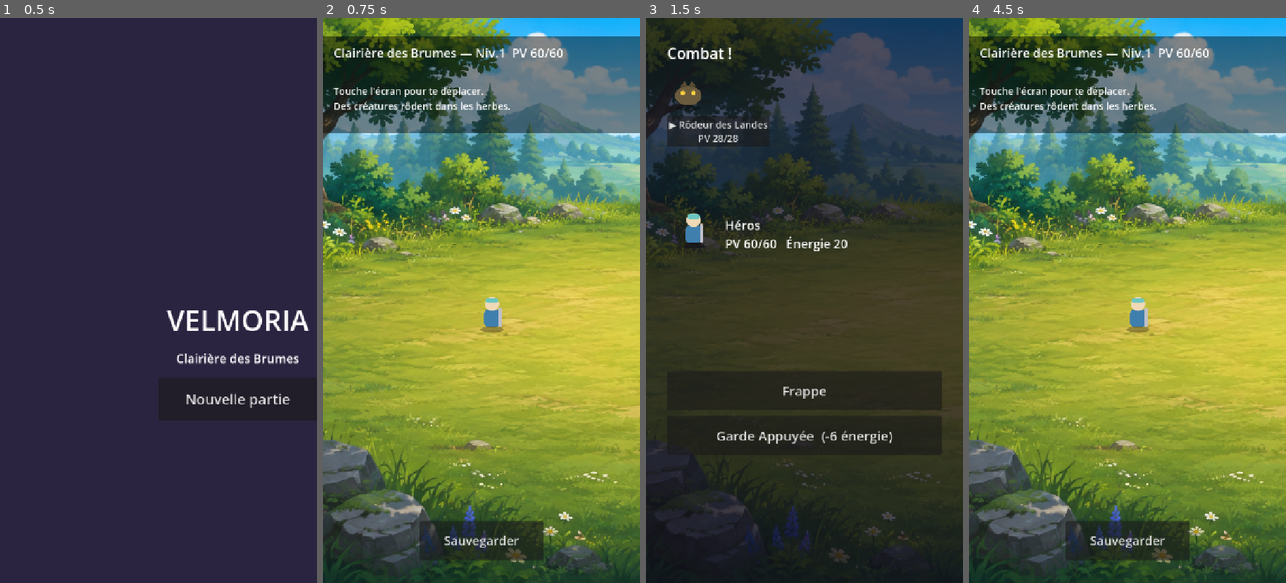
Above: before the commit, frames 1-4 (left to right).
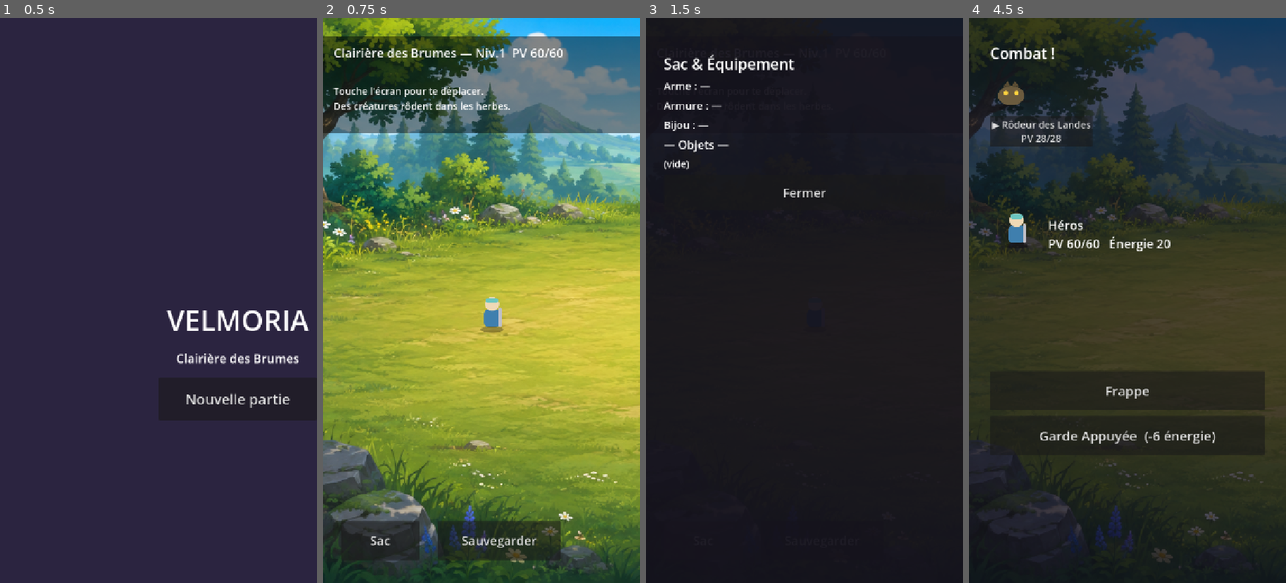
Above: after the commit, the same moments.

Repository: bodji27200-web/mon-jeux-aethric-
Game: Godot game, scene res://scenes/boot/Boot.tscn
Same seed, same stepped clock (60 frames per second), same inputs: the game is played once before the commit and once after it.
Inputs (mouse positions are in pixels of both pictures, inside the frame that each line leads up to):
- Up to frame 1 (0.5 s): no input
- Up to frame 2 (0.75 s): click "Nouvelle partie" at 0.5 s
- Up to frame 3 (1.5 s): click (703, 537) at 1.25 s, where only the run after the commit has a clickable "Sac"
- Up to frame 4 (4.5 s): click (1127, 390) at 2 s, where only the run before the commit has a clickable "Frappe"; click (1127, 436) at 2.75 s, where only the run before the commit has a clickable "Garde Appuyée (-6 énergie)"; click (1127, 193) at 3.5 s, where only the run after the commit has a clickable "Fermer"; click (1127, 390) at 4.25 s, where only the run before the commit has a clickable "Retour à la zone"

Frame 1 is identical in both runs. In frame 2, 1.7% of the frame differs, in the area x 5-76%, y 89-96%; in frame 3, 54%; in frame 4, 92%, in the area x 0-100%, y 0-100%.

Commit message:
Lot 7: inventaire & equipement
- GameState: equipement 3 emplacements (arme/armure/bijou), stats effectives
  (base + modificateurs), equip/unequip/remove_item, clamp des PV
- full_restore et combat utilisent les stats effectives (build_combat_state)
- Objets equipables: Lame Ebrechee (+atk), Plastron de Cuir (+def/+PV)
- Consommables utilisables en combat (Potion de Seve -> soin) + animation +PV
- UI Sac dans la zone (voir equipement, equiper un objet)
- Equipements ajoutes a la table de loot
- 45 tests headless OK + export Web OK

Co-Authored-By: Claude Opus 4.8 <noreply@anthropic.com>
Claude-Session: https://claude.ai/code/session_01VH1UReXnyryPA3ARJvwmeW

Diff:
--- a/autoload/GameState.gd
+++ b/autoload/GameState.gd
@@ -31,10 +31,69 @@
 		"current_hp": int(base.get("hp", 1)),
 		"current_mana": int(base.get("mana", 0)),
 		"skills": cls.get("starting_skills", []).duplicate(),
+		"equipment": { "weapon": "", "armor": "", "trinket": "" },
 	}
 
 func add_item(item_id: String, count: int = 1) -> void:
 	inventory[item_id] = int(inventory.get(item_id, 0)) + count
+
+func remove_item(item_id: String, count: int = 1) -> void:
+	var n := int(inventory.get(item_id, 0)) - count
+	if n > 0:
+		inventory[item_id] = n
+	else:
+		inventory.erase(item_id)
+
+## Stats du héros une fois l'équipement pris en compte (base + modificateurs).
+func get_effective_stats() -> Dictionary:
+	var s: Dictionary = player.get("stats", {}).duplicate(true)
+	var equip: Dictionary = player.get("equipment", {})
+	for slot in equip:
+		var item_id: String = equip[slot]
+		if item_id == "":
+			continue
+		var item := DataRegistry.get_item(item_id)
+		for k in item.get("stat_modifiers", {}):
+			s[k] = float(s.get(k, 0)) + float(item["stat_modifiers"][k])
+	return s
+
+## Équipe un objet de l'inventaire dans son emplacement. Renvoie true si réussi.
+func equip(item_id: String) -> bool:
+	if int(inventory.get(item_id, 0)) <= 0:
+		return false
+	var item := DataRegistry.get_item(item_id)
+	var slot: String = item.get("slot", "")
+	if slot not in ["weapon", "armor", "trinket"]:
+		return false
+	var equip: Dictionary = player["equipment"]
+	if equip.get(slot, "") != "":
+		add_item(equip[slot], 1)        # l'ancien objet retourne au sac
+	equip[slot] = item_id
+	remove_item(item_id, 1)
+	_clamp_vitals()
+	return true
+
+## Déséquipe un emplacement et remet l'objet au sac.
+func unequip(slot: String) -> void:
+	var equip: Dictionary = player["equipment"]
+	if equip.get(slot, "") != "":
+		add_item(equip[slot], 1)
+		equip[slot] = ""
+		_clamp_vitals()
+
+func _clamp_vitals() -> void:
+	var s := get_effective_stats()
+	player["current_hp"] = min(int(player.get("current_hp", 0)), int(s.get("hp", 1)))
+	player["current_mana"] = min(int(player.get("current_mana", 0)), int(s.get("mana", 0)))
+
+## Construit l'état héros transmis au moteur de combat (stats effectives incluses).
+func build_combat_state() -> Dictionary:
+	return {
+		"stats": get_effective_stats(),
+		"current_hp": int(player.get("current_hp", 1)),
+		"current_mana": int(player.get("current_mana", 0)),
+		"skills": player.get("skills", []),
+	}
 
 ## XP nécessaire pour passer au niveau suivant (courbe linéaire originale du projet).
 func xp_to_next_level() -> int:
@@ -65,8 +124,9 @@
 
 ## Restaure le héros au max (après un combat gagné / repos).
 func full_restore() -> void:
-	player["current_hp"] = int(player["stats"].get("hp", 1))
-	player["current_mana"] = int(player["stats"].get("mana", 0))
+	var s := get_effective_stats()
+	player["current_hp"] = int(s.get("hp", 1))
+	player["current_mana"] = int(s.get("mana", 0))
 
 ## Sérialise l'état pour la sauvegarde.
 func to_dict() -> Dictionary:
--- /dev/null
+++ b/data/items/lame_ebrechee.json
@@ -0,0 +1,8 @@
+{
+  "id": "itm_lame_ebrechee",
+  "display_name": "Lame Ébréchée",
+  "description": "Une arme usée mais qui augmente encore l'attaque.",
+  "slot": "weapon",
+  "stat_modifiers": { "attack": 4 },
+  "stackable": false
+}
--- /dev/null
+++ b/data/items/plastron_cuir.json
@@ -0,0 +1,8 @@
+{
+  "id": "itm_plastron_cuir",
+  "display_name": "Plastron de Cuir",
+  "description": "Une protection légère : défense et points de vie en plus.",
+  "slot": "armor",
+  "stat_modifiers": { "defense": 3, "hp": 10 },
+  "stackable": false
+}
--- a/data/loot_tables/lande.json
+++ b/data/loot_tables/lande.json
@@ -2,7 +2,9 @@
   "id": "loot_lande",
   "rolls": 1,
   "entries": [
-    { "item_id": "itm_eclat_quartz", "weight": 70, "min": 1, "max": 2 },
-    { "item_id": "itm_potion_seve", "weight": 30, "min": 1, "max": 1 }
+    { "item_id": "itm_eclat_quartz", "weight": 55, "min": 1, "max": 2 },
+    { "item_id": "itm_potion_seve", "weight": 30, "min": 1, "max": 1 },
+    { "item_id": "itm_lame_ebrechee", "weight": 8, "min": 1, "max": 1 },
+    { "item_id": "itm_plastron_cuir", "weight": 7, "min": 1, "max": 1 }
   ]
 }
--- a/scenes/combat/Combat.gd
+++ b/scenes/combat/Combat.gd
@@ -29,7 +29,7 @@
 	add_child(dark)
 
 	_engine = CombatEngine.new()
-	_engine.setup(GameState.player, GameState.battle_monster_ids)
+	_engine.setup(GameState.build_combat_state(), GameState.battle_monster_ids)
 	_selected_target = _engine.first_alive_enemy()
 
 	var title := Label.new()
@@ -122,6 +122,40 @@
 		b.add_theme_font_size_override("font_size", 30)
 		b.pressed.connect(_on_skill.bind(skill_id))
 		_action_box.add_child(b)
+	# Consommables disponibles dans le sac.
+	for item_id in GameState.inventory:
+		var item := DataRegistry.get_item(item_id)
+		if item.get("slot", "") != "consumable":
+			continue
+		var count := int(GameState.inventory[item_id])
+		if count <= 0:
+			continue
+		var ib := Button.new()
+		ib.text = "%s ×%d" % [item.get("display_name", item_id), count]
+		ib.custom_minimum_size = Vector2(624, 76)
+		ib.add_theme_font_size_override("font_size", 26)
+		ib.modulate = Color(0.8, 1.0, 0.85)
+		ib.pressed.connect(_on_item.bind(item_id))
+		_action_box.add_child(ib)
+
+func _on_item(item_id: String) -> void:
+	if not _engine.is_ongoing():
+		return
+	var hero_before := int(_engine.hero["hp"])
+	if not _engine.hero_use_item(item_id):
+		return
+	GameState.remove_item(item_id, 1)
+	var heal := int(_engine.hero["hp"]) - hero_before
+	if heal > 0:
+		_float_number("+%d" % heal, Color(0.5, 1.0, 0.6), _hero_sprite.global_position + Vector2(40, 0))
+	# Le monstre a pu riposter pendant l'usage : animer d'éventuels dégâts au héros.
+	var hero_dmg := hero_before + heal - int(_engine.hero["hp"])
+	if hero_dmg > 0:
+		_flash(_hero_sprite)
+	_build_actions()
+	_refresh()
+	if not _engine.is_ongoing():
+		_end_combat()
 
 func _on_select_target(i: int) -> void:
 	if i < _engine.enemies.size() and _engine.enemies[i]["hp"] > 0:
--- a/scenes/world/World.gd
+++ b/scenes/world/World.gd
@@ -74,23 +74,125 @@
 	add_child(_player_marker)
 	_target = _player_marker.position
 
-	# Bouton sauvegarder (en bas).
+	# Boutons du bas : Sac (inventaire) + Sauvegarder.
+	var bag_btn := Button.new()
+	bag_btn.text = "Sac"
+	bag_btn.custom_minimum_size = Vector2(180, 88)
+	bag_btn.add_theme_font_size_override("font_size", 28)
+	bag_btn.position = Vector2(40, 1140)
+	bag_btn.pressed.connect(_toggle_inventory)
+	add_child(bag_btn)
+
 	var save_btn := Button.new()
 	save_btn.text = "Sauvegarder"
 	save_btn.custom_minimum_size = Vector2(280, 88)
 	save_btn.add_theme_font_size_override("font_size", 28)
-	save_btn.position = Vector2(220, 1140)
+	save_btn.position = Vector2(260, 1140)
 	save_btn.pressed.connect(_on_save)
 	add_child(save_btn)
 
 func _update_hud() -> void:
 	var p := GameState.player
+	var s := GameState.get_effective_stats()
 	_hud_info.text = "%s — Niv.%d  PV %d/%d" % [
 		_zone.get("display_name", "?"),
 		int(p.get("level", 1)),
 		int(p.get("current_hp", 0)),
-		int(p["stats"].get("hp", 0)),
+		int(s.get("hp", 0)),
 	]
+
+# --- Inventaire ------------------------------------------------------------
+
+var _inv_panel: Control = null
+
+func _toggle_inventory() -> void:
+	if _inv_panel != null:
+		_inv_panel.queue_free()
+		_inv_panel = null
+		return
+	_inv_panel = _build_inventory_panel()
+	add_child(_inv_panel)
+
+func _build_inventory_panel() -> Control:
+	var panel := ColorRect.new()
+	panel.color = Color(0.08, 0.07, 0.11, 0.95)
+	panel.set_anchors_and_offsets_preset(Control.PRESET_FULL_RECT)
+
+	var box := VBoxContainer.new()
+	box.add_theme_constant_override("separation", 10)
+	box.position = Vector2(40, 80)
+	box.custom_minimum_size = Vector2(640, 0)
+	panel.add_child(box)
+
+	var title := Label.new()
+	title.text = "Sac & Équipement"
+	title.add_theme_font_size_override("font_size", 34)
+	box.add_child(title)
+
+	# Équipement porté.
+	var equip: Dictionary = GameState.player.get("equipment", {})
+	for slot in ["weapon", "armor", "trinket"]:
+		var id: String = equip.get(slot, "")
+		var item_name := "—"
+		if id != "":
+			item_name = DataRegistry.get_item(id).get("display_name", id)
+		var row := Label.new()
+		row.text = "%s : %s" % [_slot_label(slot), item_name]
+		row.add_theme_font_size_override("font_size", 24)
+		box.add_child(row)
+
+	var sep := Label.new()
+	sep.text = "— Objets —"
+	sep.add_theme_font_size_override("font_size", 26)
+	box.add_child(sep)
+
+	if GameState.inventory.is_empty():
+		var empty := Label.new()
+		empty.text = "(vide)"
+		empty.add_theme_font_size_override("font_size", 22)
+		box.add_child(empty)
+	else:
+		for item_id in GameState.inventory:
+			var item := DataRegistry.get_item(item_id)
+			var count := int(GameState.inventory[item_id])
+			var hb := HBoxContainer.new()
+			hb.add_theme_constant_override("separation", 12)
+			var lbl := Label.new()
+			lbl.text = "%s ×%d" % [item.get("display_name", item_id), count]
+			lbl.add_theme_font_size_override("font_size", 24)
+			lbl.custom_minimum_size = Vector2(420, 0)
+			hb.add_child(lbl)
+			if item.get("slot", "") in ["weapon", "armor", "trinket"]:
+				var eq := Button.new()
+				eq.text = "Équiper"
+				eq.add_theme_font_size_override("font_size", 22)
+				eq.pressed.connect(_on_equip.bind(item_id))
+				hb.add_child(eq)
+			box.add_child(hb)
+
+	var close := Button.new()
+	close.text = "Fermer"
+	close.custom_minimum_size = Vector2(640, 80)
+	close.add_theme_font_size_override("font_size", 28)
+	close.pressed.connect(_toggle_inventory)
+	box.add_child(close)
+	return panel
+
+func _slot_label(slot: String) -> String:
+	match slot:
+		"weapon": return "Arme"
+		"armor": return "Armure"
+		"trinket": return "Bijou"
+	return slot
+
+func _on_equip(item_id: String) -> void:
+	if GameState.equip(item_id):
+		_update_hud()
+		# Reconstruire le panneau pour refléter le changement.
+		if _inv_panel != null:
+			_inv_panel.queue_free()
+			_inv_panel = _build_inventory_panel()
+			add_child(_inv_panel)
 
 func _gui_input(event: InputEvent) -> void:
 	if event is InputEventScreenTouch and event.pressed:
--- a/scripts/combat/CombatEngine.gd
+++ b/scripts/combat/CombatEngine.gd
@@ -147,6 +147,23 @@
 	_advance_until_hero()
 	return true
 
+## Le héros utilise un objet consommable (ex. potion de soin). Renvoie true si joué.
+## La gestion de l'inventaire (retrait de l'objet) est faite par l'appelant.
+func hero_use_item(item_id: String) -> bool:
+	if not is_ongoing() or not is_hero_turn():
+		return false
+	var item := DataRegistry.get_item(item_id)
+	var on_use: Dictionary = item.get("on_use", {})
+	if on_use.get("effect_type", "") == "heal":
+		var heal := int(on_use.get("power", 0))
+		var before := int(hero["hp"])
+		hero["hp"] = min(int(hero["max_hp"]), before + heal)
+		log_lines.append("Héros utilise %s : +%d PV." % [
+			item.get("display_name", item_id), int(hero["hp"]) - before])
+	_order_pos += 1
+	_advance_until_hero()
+	return true
+
 ## Renvoie un index d'ennemi vivant : la cible demandée si valide, sinon le premier vivant.
 func _resolve_target(target_index: int) -> int:
 	if target_index >= 0 and target_index < enemies.size() and enemies[target_index]["hp"] > 0:
--- a/tests/TestRunner.gd
+++ b/tests/TestRunner.gd
@@ -15,6 +15,7 @@
 	_test_status_effects()
 	_test_crit_dodge()
 	_test_progression()
+	_test_equipment_and_items()
 	_test_loot()
 	_test_save_roundtrip()
 	await _test_scenes_instantiate()
@@ -131,6 +132,29 @@
 	_check("XP massive fait gagner plusieurs niveaux", int(GameState.player["level"]) >= 3)
 	_check("XP restante sous le prochain seuil", int(GameState.player["xp"]) < GameState.xp_to_next_level())
 
+func _test_equipment_and_items() -> void:
+	print("- Équipement & objets")
+	GameState.new_game()
+	var atk0 := int(GameState.get_effective_stats()["attack"])
+	GameState.add_item("itm_lame_ebrechee", 1)
+	_check("équiper l'arme réussit", GameState.equip("itm_lame_ebrechee"))
+	_check("l'arme augmente l'attaque (+4)", int(GameState.get_effective_stats()["attack"]) == atk0 + 4)
+	_check("arme bien équipée", GameState.player["equipment"]["weapon"] == "itm_lame_ebrechee")
+	_check("arme retirée du sac", int(GameState.inventory.get("itm_lame_ebrechee", 0)) == 0)
+	var hp0 := int(GameState.get_effective_stats()["hp"])
+	GameState.add_item("itm_plastron_cuir", 1)
+	GameState.equip("itm_plastron_cuir")
+	_check("l'armure augmente les PV max (+10)", int(GameState.get_effective_stats()["hp"]) == hp0 + 10)
+	# Potion en combat.
+	GameState.new_game()
+	GameState.player["current_hp"] = 10
+	var eng := CombatEngine.new(RNG.new(2))
+	eng.setup(GameState.build_combat_state(), ["mob_rodeur_landes"])
+	var hp_before := int(eng.hero["hp"])
+	_check("le héros démarre blessé (10 PV)", hp_before == 10)
+	eng.hero_use_item("itm_potion_seve")
+	_check("la potion soigne le héros", int(eng.hero["hp"]) > hp_before)
+
 func _test_loot() -> void:
 	print("- Loot")
 	var eng := CombatEngine.new(RNG.new(7))
Not shown, changed: CLAUDE.md
Not shown, changed: docs/ROADMAP.md
